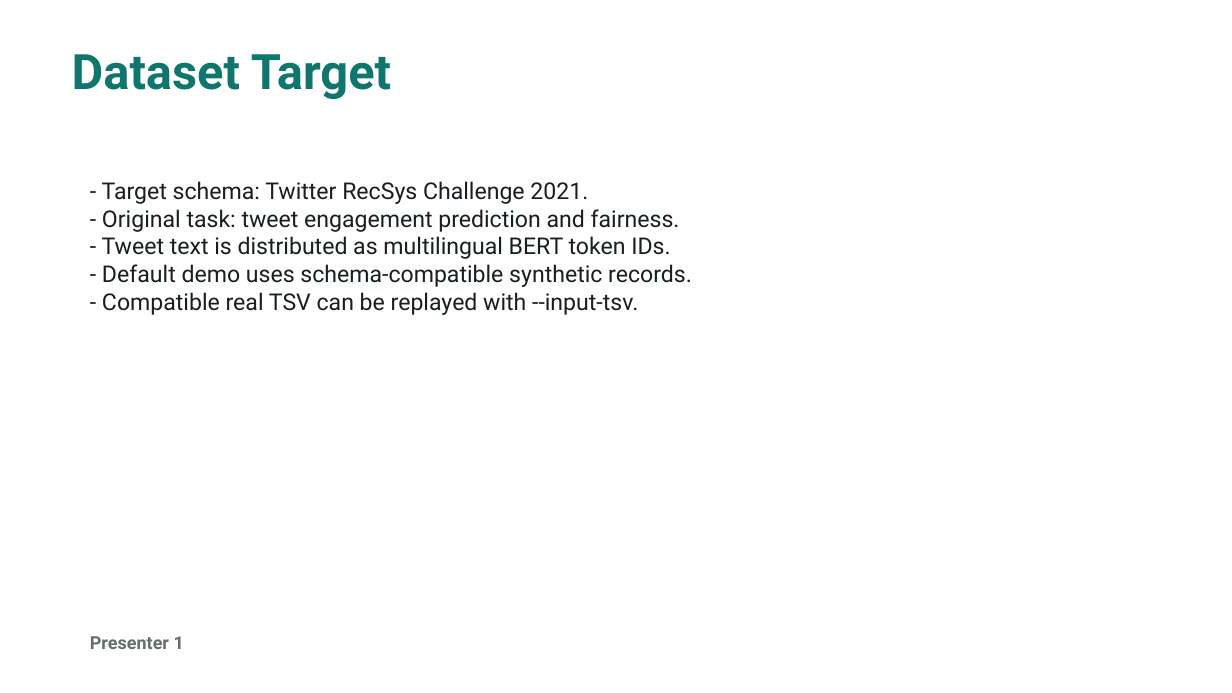
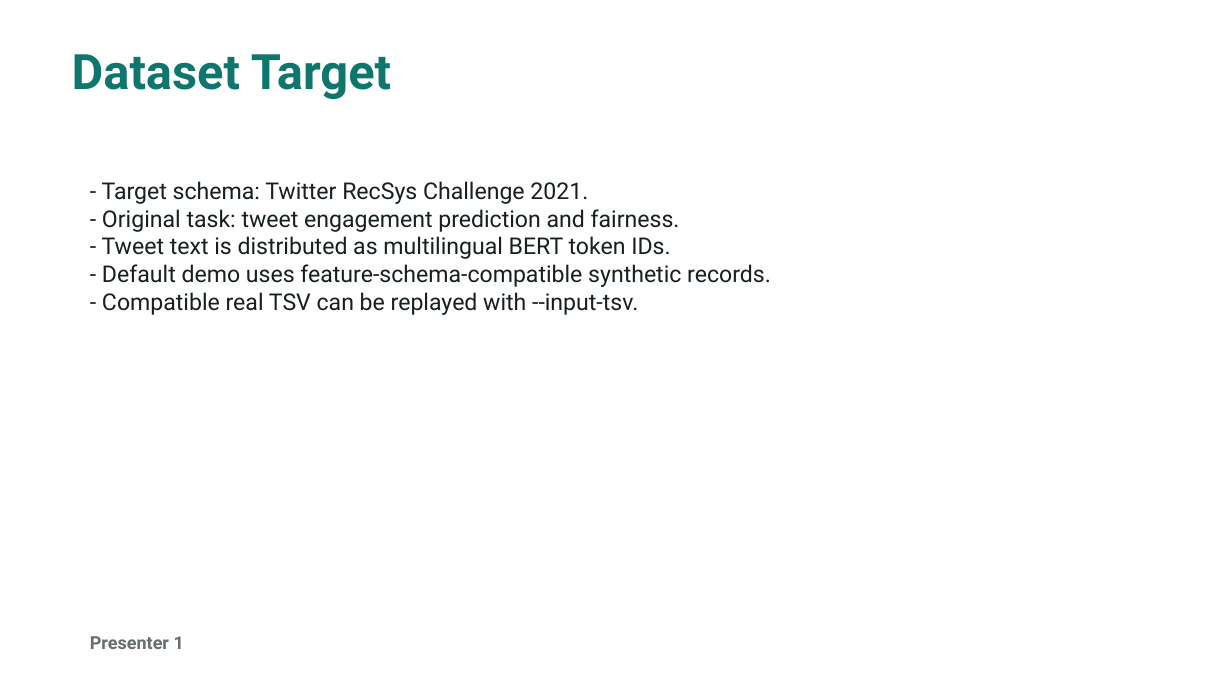
Before and after one commit to mrnhtyzgld/DsitribuTweet, a slide deck: slide 5 of docs/distributweet_final_presentation.pptx. Drawn at 1232x693 pixels with LibreOffice and Linux fonts; fonts in the diff are those of the drawing. Boxes give left, top, right and bottom in pixels: in the first picture for what was removed or moved away, otherwise in the second. Text is boxed around its words. In the diff, an @@ line names an element or a change of style, - is before the commit and + after.

Commit message:
Align dataset wording with RecSys feature schema

```diff
--- a/docs/distributweet_final_presentation.pptx
+++ b/docs/distributweet_final_presentation.pptx
@@ text at bbox=[102, 264, 771, 287]: text changed @@
-- Default demo uses schema-compatible synthetic records.
+- Default demo uses feature-schema-compatible synthetic records.
```
Also in this commit, not shown: 1 other slide changed, 10 other files.
